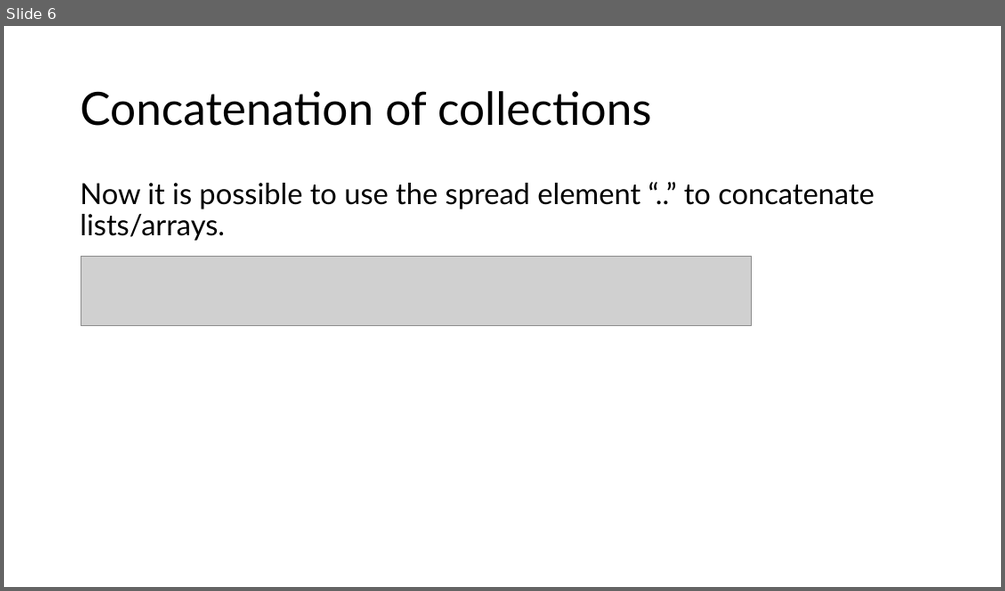
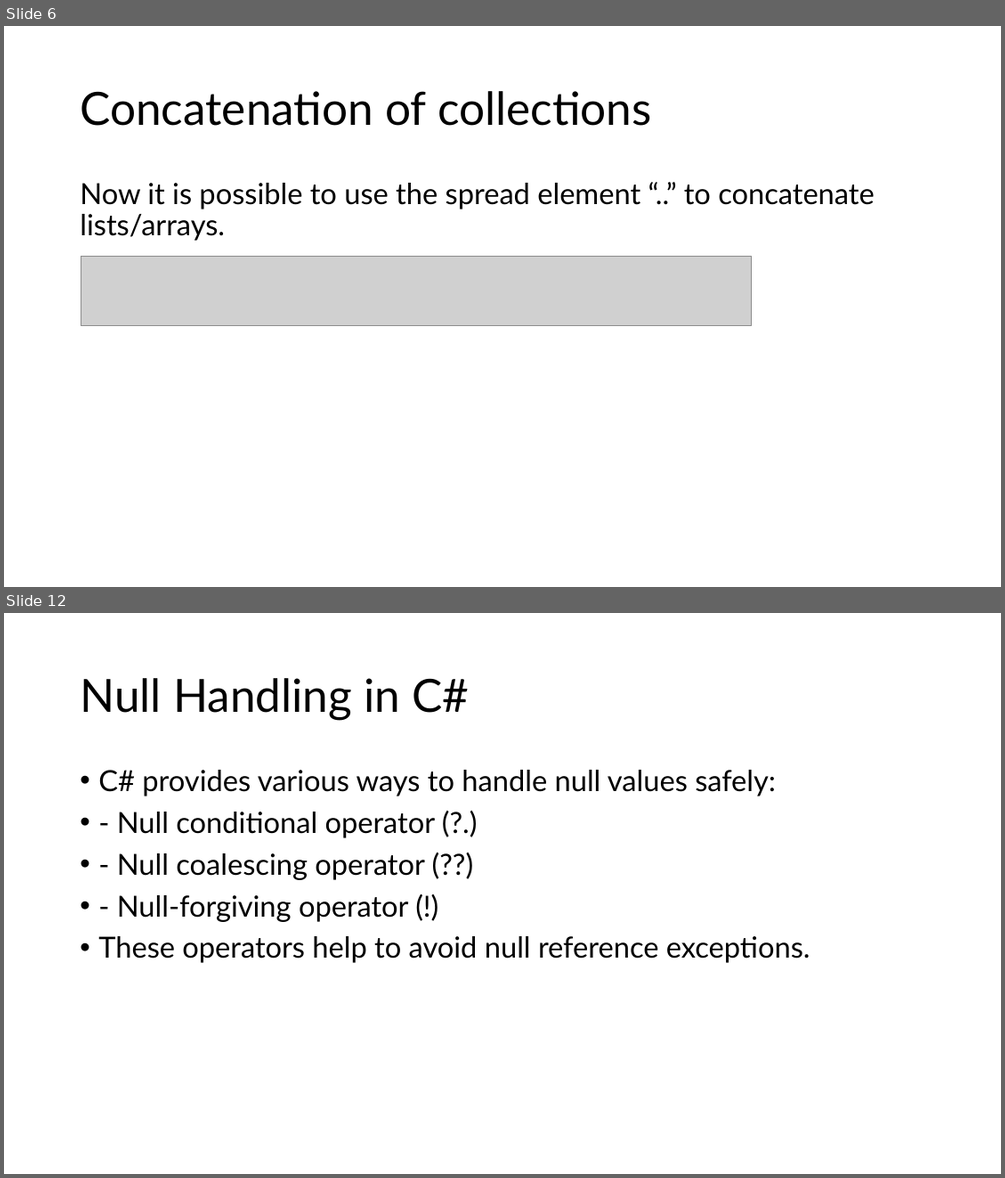
Before and after one commit to LuisSouto/C-sharp-new-features, a slide deck: slides.pptx. Shown one above the other, each under a label of ours: slide 6 before the commit, slides 6 and 12 after it; the slides between them are not shown. The pictures are 1005x591 and 1005x1178 pixels, drawn with LibreOffice and Linux fonts; fonts in the diff are those of the drawing; grey boxes stand for pictures. Boxes give left, top, right and bottom in pixels: in the first picture for what was removed or moved away, otherwise in the second. Text is boxed around its words. In the diff, an @@ line names an element or a change of style, - is before the commit and + after.

```diff
--- a/slides.pptx
+++ b/slides.pptx
@@ slide 12 added at (x1=4, y1=613, x2=1001, y2=1174), background #FFFFFF @@
@@ title added at (x1=80, y1=678, x2=469, y2=720), 44 pt, text #000000 @@
+Null Handling in C#
@@ text added at (x1=98, y1=770, x2=810, y2=963), 28 pt, text #000000 @@
+• C# provides various ways to handle null values safely:
+• - Null conditional operator (?.)
+• - Null coalescing operator (??)
+• - Null-forgiving operator (!)
+• These operators help to avoid null reference exceptions.
```
Also in this commit, not shown: 7 other slides added, 1 other file.
